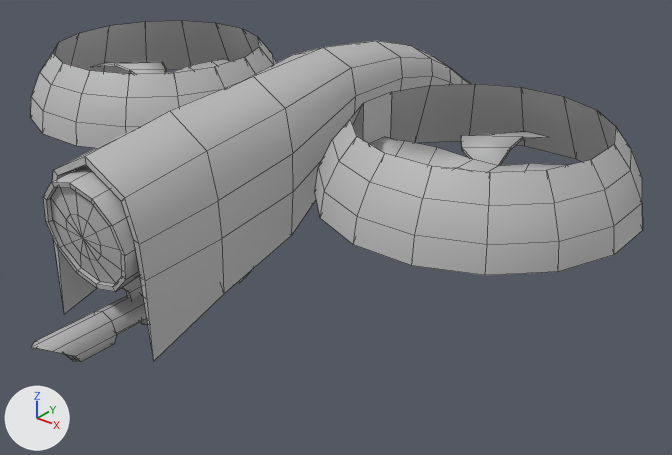
A saved change to the FBX model ProjectFolder/Assets/PopupAsylum/PA_SciFiCombatants/_Imported3D/Characters/PA_Drone.fbx.
One viewpoint serves both versions: a camera (50 mm lens) standing at (0.00648, -0.00763, 0.00385) and looking at (0.00034, 0.00004, -0.00091). Arrows for +X, +Y and +Z are at lower left; the lights stay in place. Mesh edges are drawn as thin lines. Where no turn or scale is listed for an object, it has been applied to the vertices.

Names of what the first picture shows: 'PA_Drone', 'PA_DroneBladeLeft', 'PA_DroneBladeRight', 'PA_DroneWingLeft', 'PA_DroneWingRight'.
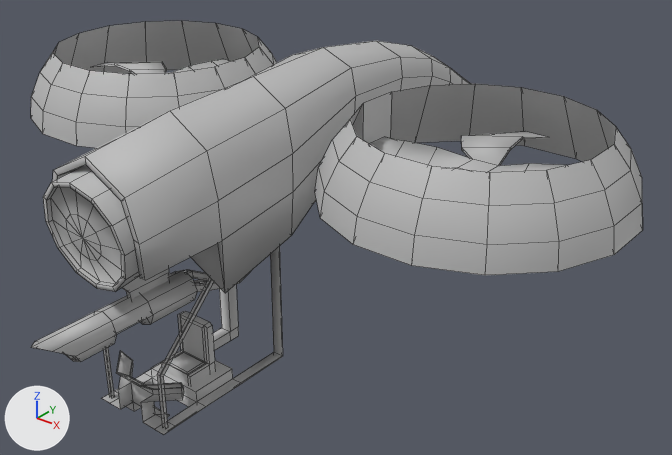
The newer file is also rescaled (x200.0) as a whole; pictures and numbers use the older file's frame.

Boxes (x1, y1, x2, y2) around the edits, measured in the pictures (672 x 455 px; the box of a moved part takes in the faces that stretch with it):
'PA_Drone', reshaped (23% taller)
    before: (31, 41, 471, 362)
    after: (31, 41, 471, 435)
part 1 of me_mesh, added
    after: (102, 246, 283, 435)
part 2 of me_mesh, added
    after: (162, 311, 215, 385)
part 3 of me_mesh, moved or reshaped
    before: (54, 154, 293, 361)
    after: (57, 154, 293, 429)

What changed in the scene script:
```text
Change me_mesh:
    used by ob_pa_drone; location = (0.0, -0.00078, 0.0)
    remove me_mesh.from_pydata(...)  # 362 vertices, 350 faces; spans x -0.00067..0.00067, y -0.00309..0.00467, z -0.00115..0.00115
    add me_mesh.from_pydata(...)  # 514 vertices, 458 faces; spans x -0.00066..0.00066, y -0.00309..0.00467, z -0.00217..0.00115
    me_mesh part 1: a new loose piece of 92 vertices spanning x -0.00048..0.00048, y -0.0021..-0.00018, z -0.00217..-0.0002, in mat_pa_dronemat (its picture is missing)
    me_mesh part 2: a new loose piece of 38 vertices spanning x -0.00022..0.00022, y -0.00147..-0.00111, z -0.00198..-0.00133, in mat_pa_dronemat (its picture is missing)
    me_mesh part 3
    16 vertices are removed from x -0.00067..0.00067, y -0.00228..-0.0011, z -0.00101..-0.00012
    34 faces are deleted
    6 vertices in x -0.00056..0.00056, y -0.00145, z 0.00022..0.00078 move by (0.0, 0.00015, 0.0)
    4 vertices in x 0.00005..0.00013, y -0.00131, z -0.00094..-0.00086 move by (-0.00004, 0.0, 0.00003)
    10 vertices move from x -0.00014..0.00003, y -0.00145..-0.0011, z -0.00101..-0.00012 to x -0.00012..0.00002, y -0.00131..-0.0011, z -0.00101..-0.00015
    38 vertices are added at x -0.00065..0.00065, y -0.00204..-0.00083, z -0.00204..-0.00015
    44 new faces join them
```
